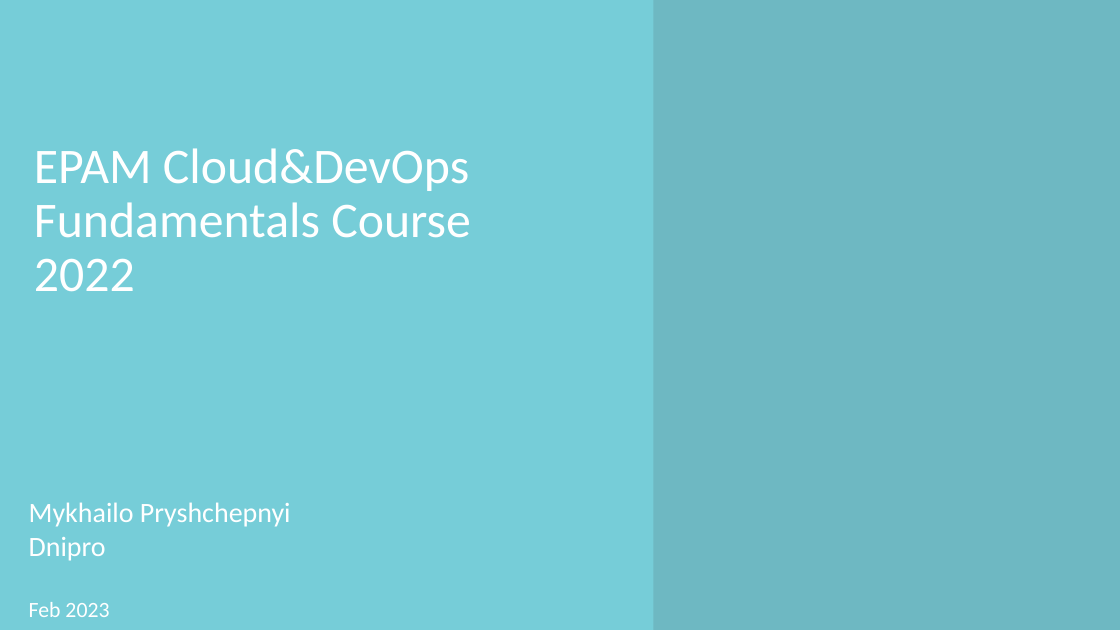
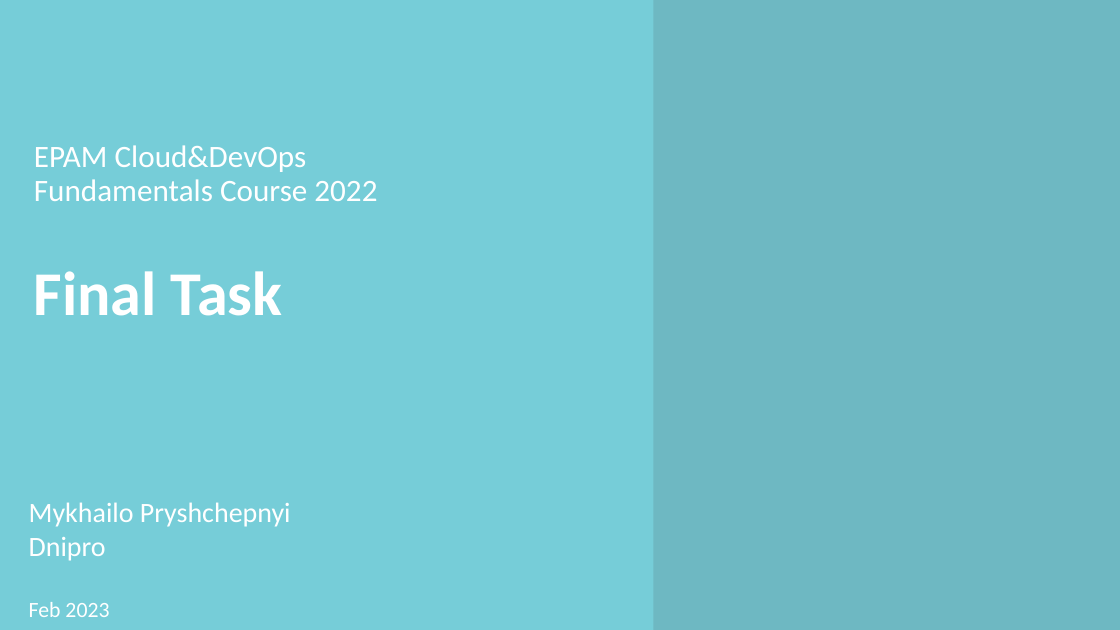
Before and after one commit to silver2mike/Epam_Final_Task, a slide deck: slide 1 of Epam project.pptx. Drawn at 1120x630 pixels with LibreOffice and Linux fonts; fonts in the diff are those of the drawing; background and template pictures are left out. Boxes give left, top, right and bottom in pixels: in the first picture for what was removed or moved away, otherwise in the second. Text is boxed around its words. In the diff, an @@ line names an element or a change of style, - is before the commit and + after.

```diff
--- a/Epam project.pptx
+++ b/Epam project.pptx
@@ title at box(34, 145, 377, 316): text changed; size 32 to 20 pt @@
-EPAM Cloud&DevOps
-Fundamentals Course
-2022
+EPAM Cloud&DevOps
+Fundamentals Course 2022
+Final Task
```
Also in this commit, not shown: 2 other slides changed, 3 slides added, 4 slides removed, 1 other file.
